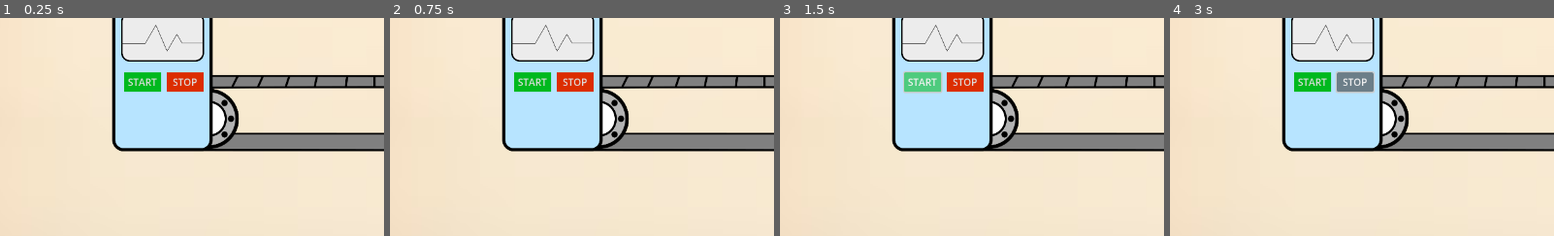
Above: before the commit, frames 1-4 (left to right).
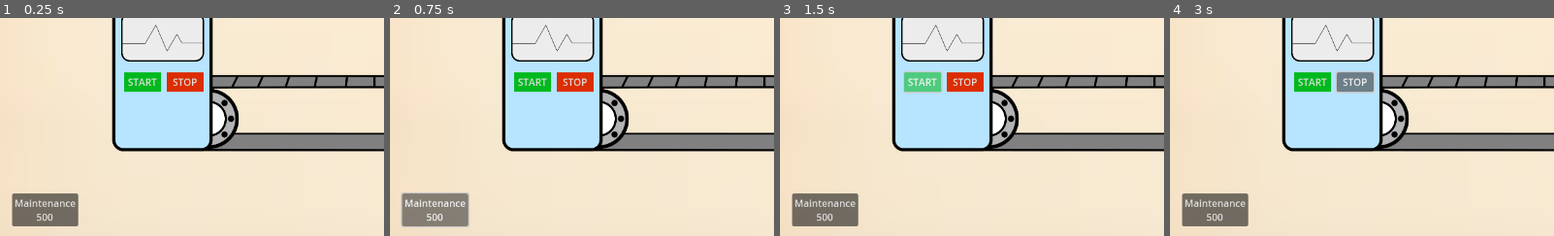
Above: after the commit, the same moments.

Repository: dkajo/supply-chain-game
Game: Godot game, scene res://level.tscn
Two runs of this game, one before a commit and one after it. Both use one fixed random seed, a clock stepped at 60 frames per second and the inputs below.
Inputs (mouse positions are % of the whole screen's width and height, from its top left):
- Up to frame 1 (0.25 s): no input
- Up to frame 2 (0.75 s): click (6, 94) at 0.5 s, where only the run after the commit has a clickable "Maintenance 500"
- Up to frame 3 (1.5 s): click "START" at 1.25 s
- Up to frame 4 (3 s): click "START" at 2 s; click "STOP" at 2.75 s
The pictures show only the part of the screen within x 0-50%, y 50-100%; the shares and areas given below are measured in that part.

The runs differ from the first frame. In frame 1, 2.6% of the frame differs, in the area x 3-21%, y 80-96%; in frame 2, 2.8%, in the area x 2-21%, y 80-96%; in frame 3, 2.6%; in frame 4, 2.6%.

Commit message:
Add maintenance function
Reduces the defect rate of the produced products.

Diff:
--- a/level.gd
+++ b/level.gd
@@ -3,12 +3,9 @@
 var product_scene: PackedScene = load("res://product.tscn") # Enable products to be instantiated within this scene
 var balance: int = 0 # Score tracker
 var produced_count := 0 # Counts the number of prroducts produced.
-@export var production_limit := 20 # Limit how many to produce before stopping.
+@export var production_limit := 10 # Limit how many to produce before stopping.
 
-# 20% chance of a product being defect.
-@export_range (0.0, 1.0, 0.01) var defect_chance := 0.2
 var rng = RandomNumberGenerator.new()
-
 
 func _ready():
 	rng.randomize()
@@ -16,19 +13,28 @@
 	$Truck.product_entered.connect(_on_truck_loaded_product)
 
 # Production timer controls production and is thereby the primary game engine
-func _on_production_timer_timeout():
-	# Check production count before creating the next product
+func _on_production_timer_timeout(): # Holds everything that needs to happen as a product is produced
+	# Check production limit before producing the next product
 	if produced_count >= production_limit:
 		$ProductionTimer.stop()
 		return
 
 	var product = product_scene.instantiate() # Create an instance of a product
-	product.is_defect = rng.randf() < defect_chance # Evaluates to a boolean
-	add_child(product) # Attach node to scene tree
+	product.is_defect = $Machine.roll_is_defect(rng) # Defect or not decided by machine
+
+	add_child(product) # Attach node to scene tree, adds product to level.
 	produced_count += 1 # Increment after produced product.
 
 
-# Button Signals
+# --- Money Helpers ---
+func can_afford(price: int) -> bool:
+	return balance >= price
+
+func spend(price: int) -> void:
+	balance -= price
+	$UI/Control/BalanceLabel.text = "Balance: %d" % balance
+
+# --- Button Signals ---
 func _on_start_button_pressed() -> void:
 	produced_count = 0 # Reset the produced count
 	balance = 0 # Reset the balance
@@ -38,6 +44,13 @@
 func _on_stop_button_pressed() -> void:
 	$ProductionTimer.stop()
 
+func _on_maintenance_btn_pressed() -> void:
+	if can_afford($Machine.get_maintenance_cost()):
+		spend($Machine.get_maintenance_cost())
+		$Machine.apply_maintenance()
+	else:
+		print("Not enough balance")
+
 # Fired when a product enters the truck, and simulates a product being sold
 func _on_truck_loaded_product(product): # Receive the product from the signal
 	balance += product.value
--- a/level.tscn
+++ b/level.tscn
@@ -20,7 +20,6 @@
 
 [node name="Level" type="Node2D"]
 script = ExtResource("1_oi3di")
-defect_chance = 0.5
 
 [node name="UI" type="CanvasLayer" parent="."]
 
@@ -56,6 +55,15 @@
 offset_bottom = 23.0
 theme_override_colors/font_color = Color(0, 0, 0, 1)
 
+[node name="MaintenanceBtn" type="Button" parent="UI/Control"]
+layout_mode = 0
+offset_left = 20.0
+offset_top = 650.0
+offset_right = 129.0
+offset_bottom = 704.0
+text = "Maintenance
+500"
+
 [node name="Background" type="Sprite2D" parent="."]
 position = Vector2(637, 360.25)
 scale = Vector2(1.78108, 1.54868)
@@ -77,4 +85,5 @@
 
 [connection signal="pressed" from="UI/Control/StartButton" to="." method="_on_start_button_pressed"]
 [connection signal="pressed" from="UI/Control/StopButton" to="." method="_on_stop_button_pressed"]
+[connection signal="pressed" from="UI/Control/MaintenanceBtn" to="." method="_on_maintenance_btn_pressed"]
 [connection signal="timeout" from="ProductionTimer" to="." method="_on_production_timer_timeout"]
--- /dev/null
+++ b/machine.gd
@@ -0,0 +1,21 @@
+extends Node2D
+
+# 20% chance of a product being defect.
+@export_range (0.0, 1.0, 0.01) var defect_chance := 0.6
+
+# --- Maintenance ---
+@export var maintenance_cost := 50
+@export var maintenance_improvement := 0.5 # Improves defect chance by 50%
+
+func get_maintenance_cost() -> int:
+	return maintenance_cost
+
+signal maintenance_applied()
+
+func roll_is_defect (rng: RandomNumberGenerator) -> bool:
+	return rng.randf() < defect_chance
+
+func apply_maintenance() -> void:
+	defect_chance *= maintenance_improvement
+	print("Defect chance: ", defect_chance)
+	emit_signal("maintenance_applied")
--- a/machine.tscn
+++ b/machine.tscn
@@ -1,8 +1,10 @@
-[gd_scene load_steps=2 format=3 uid="uid://cqa28fdtdx1x2"]
+[gd_scene load_steps=3 format=3 uid="uid://cqa28fdtdx1x2"]
 
 [ext_resource type="Texture2D" uid="uid://b0s6p2jjn82pj" path="res://Assets/machine.png" id="1_6a4ke"]
+[ext_resource type="Script" uid="uid://vtpkctr8sptg" path="res://machine.gd" id="1_13m1l"]
 
 [node name="Machine" type="Node2D"]
+script = ExtResource("1_13m1l")
 
 [node name="Sprite2D" type="Sprite2D" parent="."]
 position = Vector2(290, 405)
